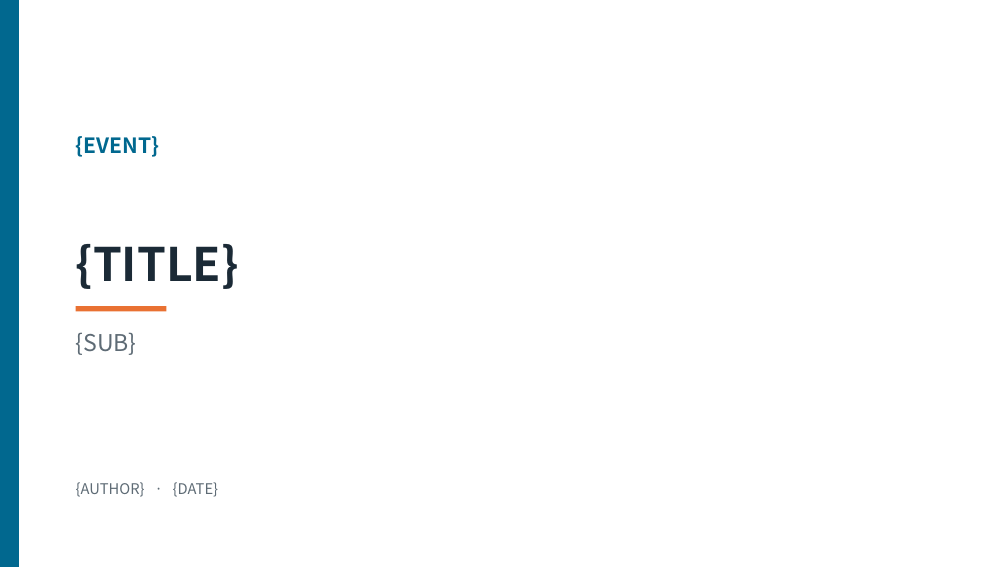
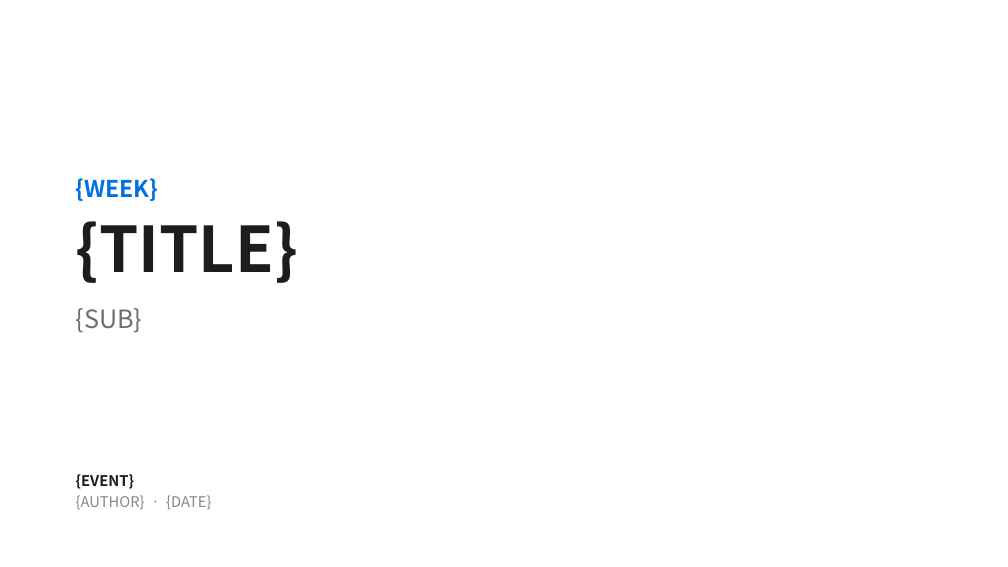
Before and after one commit to myunhh/AI-Zero-2-Transformers, a slide deck: slide 1 of build/clean-template.pptx. Drawn at 1008x567 pixels with LibreOffice and Linux fonts; fonts in the diff are those of the drawing. Boxes give left, top, right and bottom in pixels: in the first picture for what was removed or moved away, otherwise in the second. Text is boxed around its words. In the diff, an @@ line names an element or a change of style, - is before the commit and + after.

```diff
--- a/build/clean-template.pptx
+++ b/build/clean-template.pptx
@@ rectangle removed at <box>0,0,19,567</box> @@
@@ text "{WEEK}": place and size @@
-text "{WEEK}" at <box>76,244,239,289</box>
+text "{WEEK}" at <box>76,178,298,333</box>
@@ text "{WEEK}" at <box>76,178,298,333</box>: vertical alignment bottom to middle @@
@@ text removed at <box>76,136,160,157</box> @@
-{EVENT}
@@ text at <box>76,178,159,201</box>: paragraph added @@
+{WEEK}
@@ text at <box>76,221,298,283</box>: size 44 to 60 pt, text colour #1B2A36 to #1D1D1F in "{TITLE}"; line spacing 1 to 1.05; more space between paragraphs @@
@@ text at <box>76,308,143,333</box>: paragraph added @@
+{SUB}
@@ rectangle removed at <box>76,306,166,312</box> @@
@@ text removed at <box>76,332,137,355</box> @@
-{SUB}
@@ text at <box>76,474,135,489</box>: paragraph added @@
+{EVENT}
@@ text "{EVENT}": place and size @@
-text "{EVENT}" at <box>76,482,218,497</box>
+text "{EVENT}" at <box>76,474,211,510</box>
@@ text "{EVENT}" at <box>76,474,211,510</box>: vertical alignment top to bottom @@
@@ text at <box>76,495,211,510</box>: text colour #5E6B75 to #86868B in "{AUTHOR} · {DATE}"; line spacing 1 to 1.05; more space between paragraphs @@
```
Also in this commit, not shown: 2 other slides changed, 22 other files.
